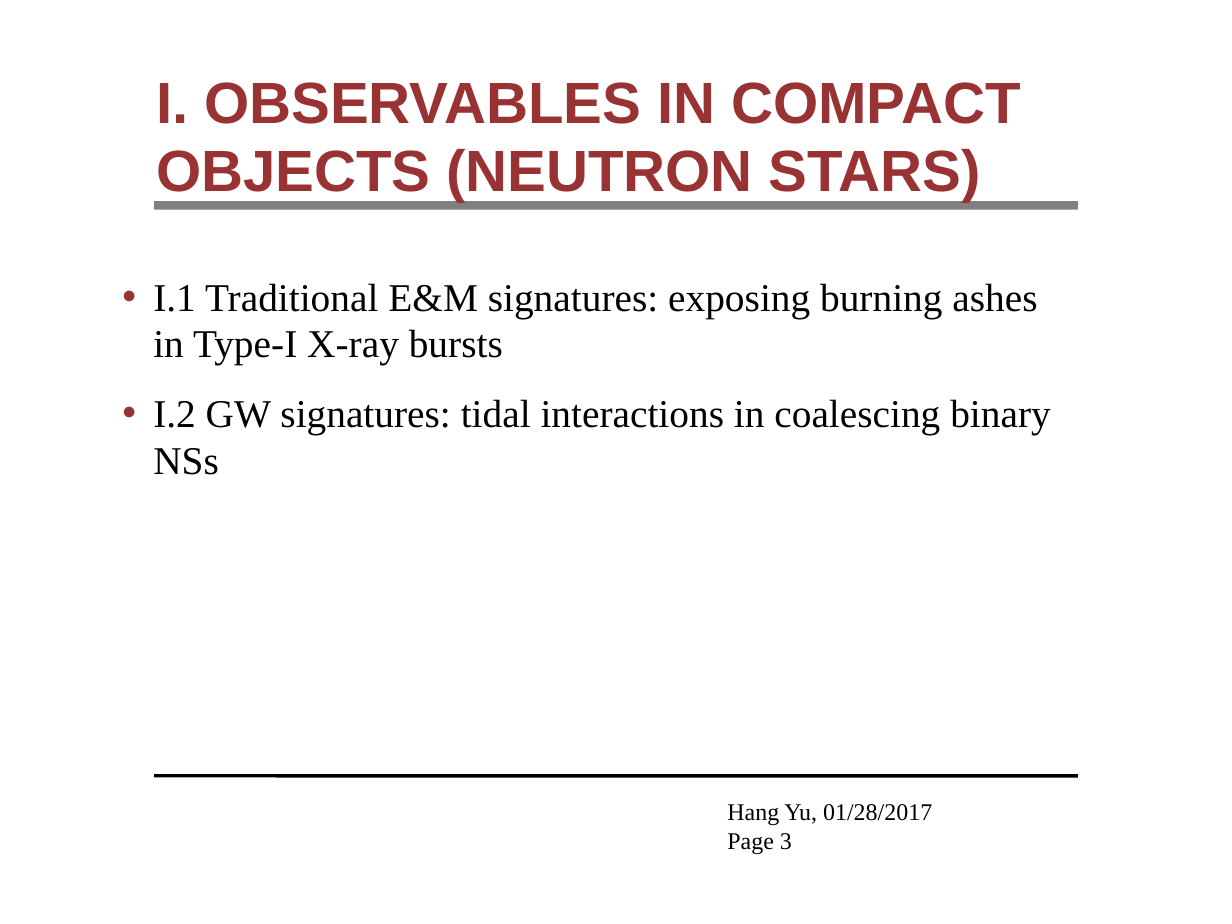
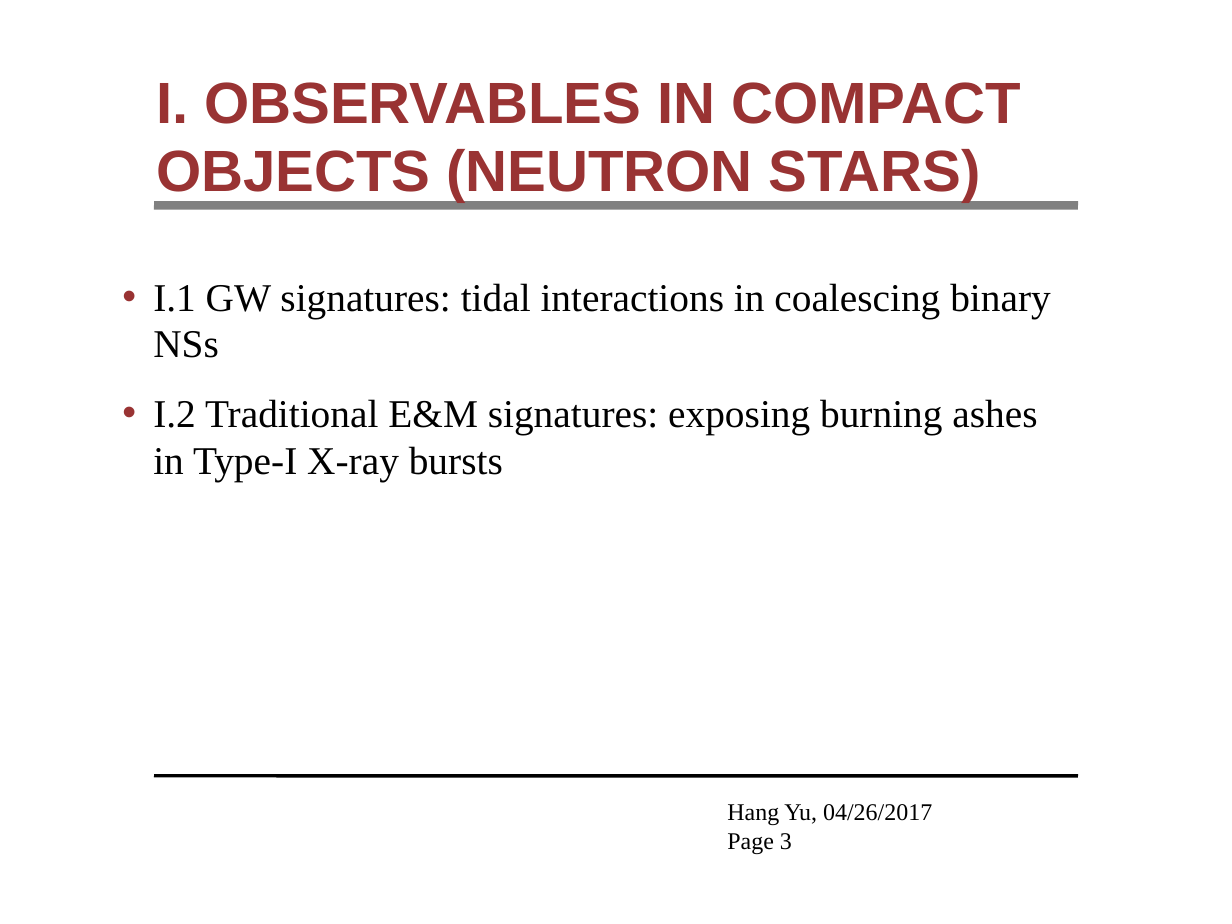
Before and after one commit to hangyu45/HangYuThesis, a slide deck: slide 3 of proposal/thesisproposal.pptx. Drawn at 1232x924 pixels with LibreOffice and Linux fonts; fonts in the diff are those of the drawing; background and template pictures are left out. Boxes give left, top, right and bottom in pixels: in the first picture for what was removed or moved away, otherwise in the second. Text is boxed around its words. In the diff, an @@ line names an element or a change of style, - is before the commit and + after.

```diff
--- a/proposal/thesisproposal.pptx
+++ b/proposal/thesisproposal.pptx
@@ text at <box>153,283,1051,482</box>: text changed @@
-• I.1 Traditional E&M signatures: exposing burning ashes in Type-I X-ray bursts
-• I.2 GW signatures: tidal interactions in coalescing binary NSs
+• I.1 GW signatures: tidal interactions in coalescing binary NSs
+• I.2 Traditional E&M signatures: exposing burning ashes in Type-I X-ray bursts
@@ text at <box>727,804,932,825</box>: text changed @@
-Hang Yu, 01/28/2017
+Hang Yu, 04/26/2017
```
Also in this commit, not shown: 7 other slides changed, 2 slides added, 1 other file.
